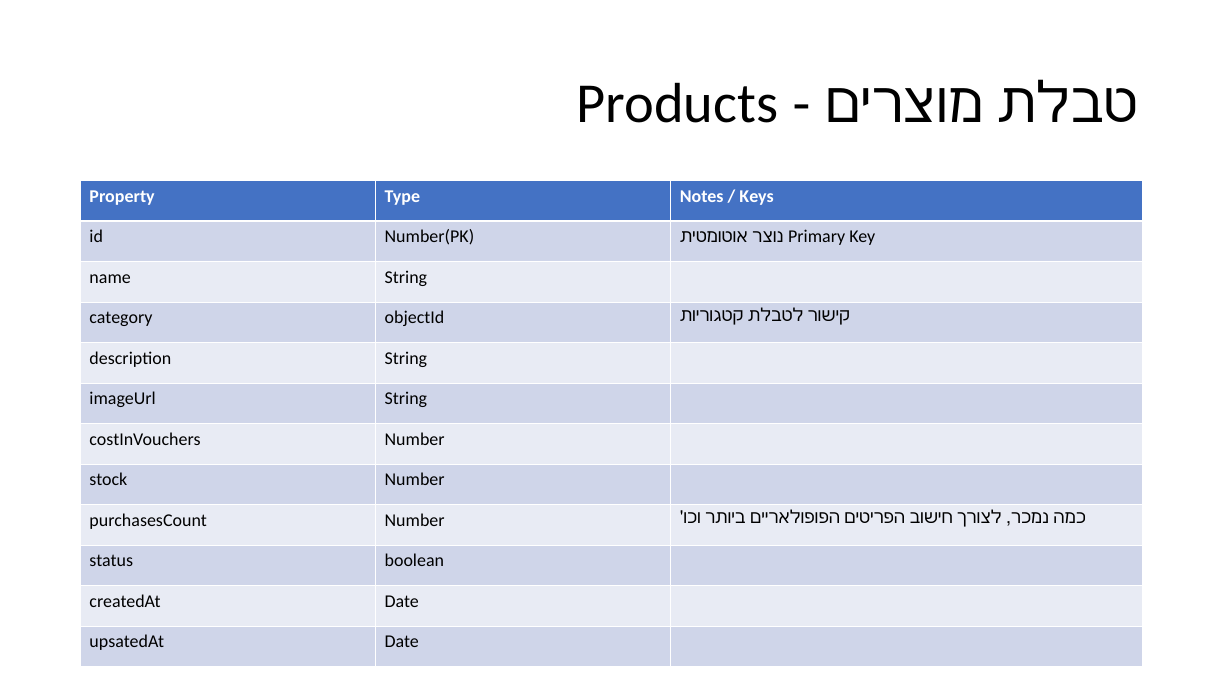
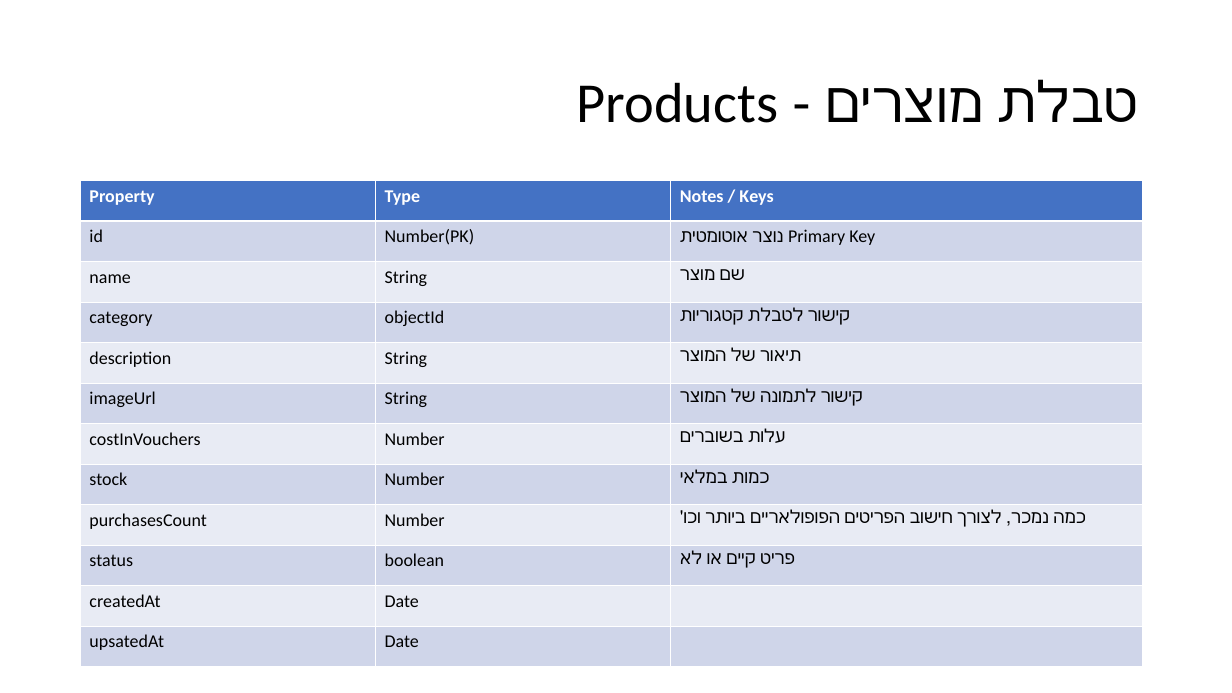
Before and after one commit to Sara-Hartuv/A-RS-EdTech, a slide deck: slide 19 of presentation/פרויקט עיצוב התנהגות.pptx - DB.pptx (slide 8 before the commit). Drawn at 1232x693 pixels with LibreOffice and Linux fonts; fonts in the diff are those of the drawing. Boxes give left, top, right and bottom in pixels: in the first picture for what was removed or moved away, otherwise in the second. Text is boxed around its words. In the diff, an @@ line names an element or a change of style, - is before the commit and + after.

```diff
--- a/presentation/פרויקט עיצוב התנהגות.pptx - DB.pptx
+++ b/presentation/פרויקט עיצוב התנהגות.pptx - DB.pptx
@@ table at (80, 180, 1142, 666) @@
-row 3, column 3: 
+row 3, column 3: שם מוצר
-row 5, column 3: 
+row 5, column 3: תיאור של המוצר
-row 6, column 3: 
+row 6, column 3: קישור לתמונה של המוצר
-row 7, column 3: 
+row 7, column 3: עלות בשוברים
-row 8, column 3: 
+row 8, column 3: כמות במלאי
-row 10, column 3: 
+row 10, column 3: פריט קיים או לא
```
Also in this commit, not shown: 7 other slides changed, 9 slides added, 4 other files.
